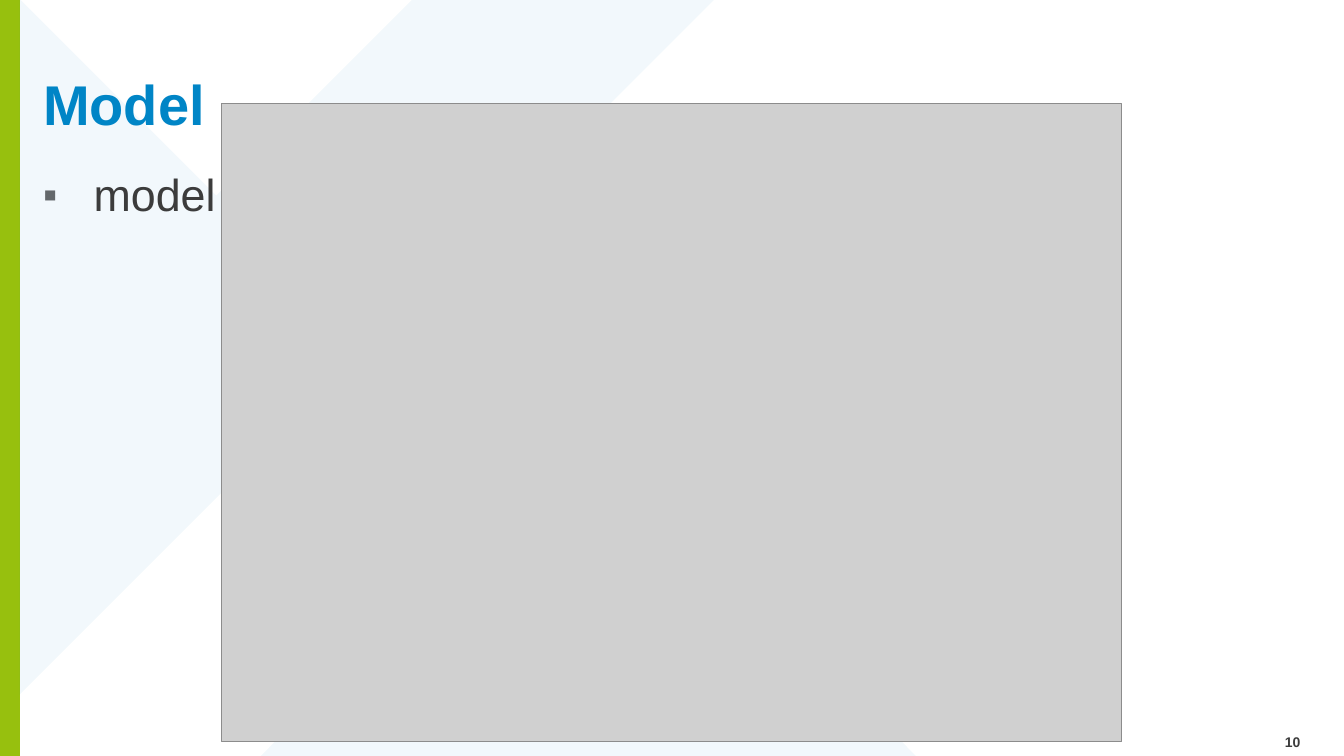
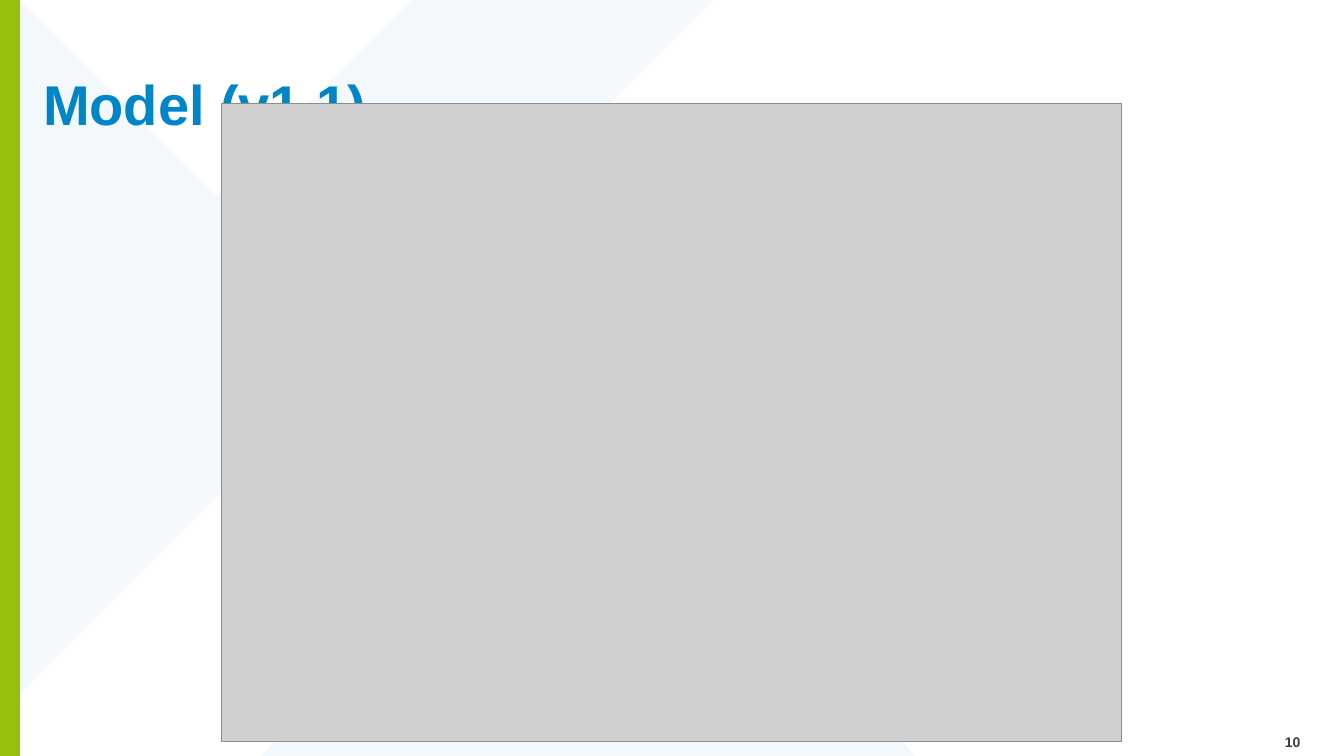
Before and after one commit to Geonovum/Workshop-OGC-Sensor-APIs-basis, a slide deck: slide 10 of Presentatie/SensorThingsAPI_AbInitio.pptx. Drawn at 1344x756 pixels with LibreOffice and Linux fonts; fonts in the diff are those of the drawing; grey boxes stand for pictures; background and template pictures are left out. Boxes give left, top, right and bottom in pixels: in the first picture for what was removed or moved away, otherwise in the second. Text is boxed around its words. In the diff, an @@ line names an element or a change of style, - is before the commit and + after.

```diff
--- a/Presentatie/SensorThingsAPI_AbInitio.pptx
+++ b/Presentatie/SensorThingsAPI_AbInitio.pptx
@@ title at box(43, 81, 366, 135): text changed @@
-Model
+Model (v1.1)
@@ text removed at box(94, 178, 216, 212) @@
-▪ model
```
Also in this commit, not shown: 6 other slides changed, 2 slides added, 1 slide removed.
